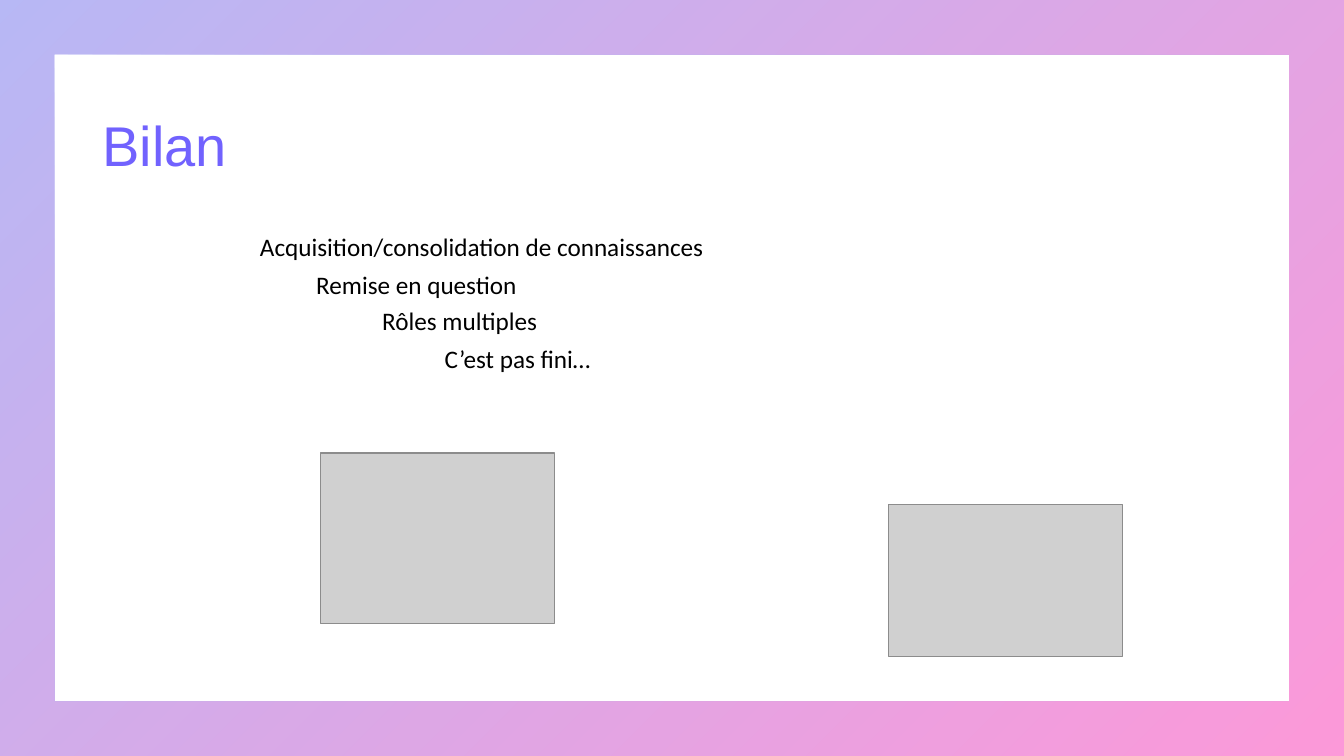
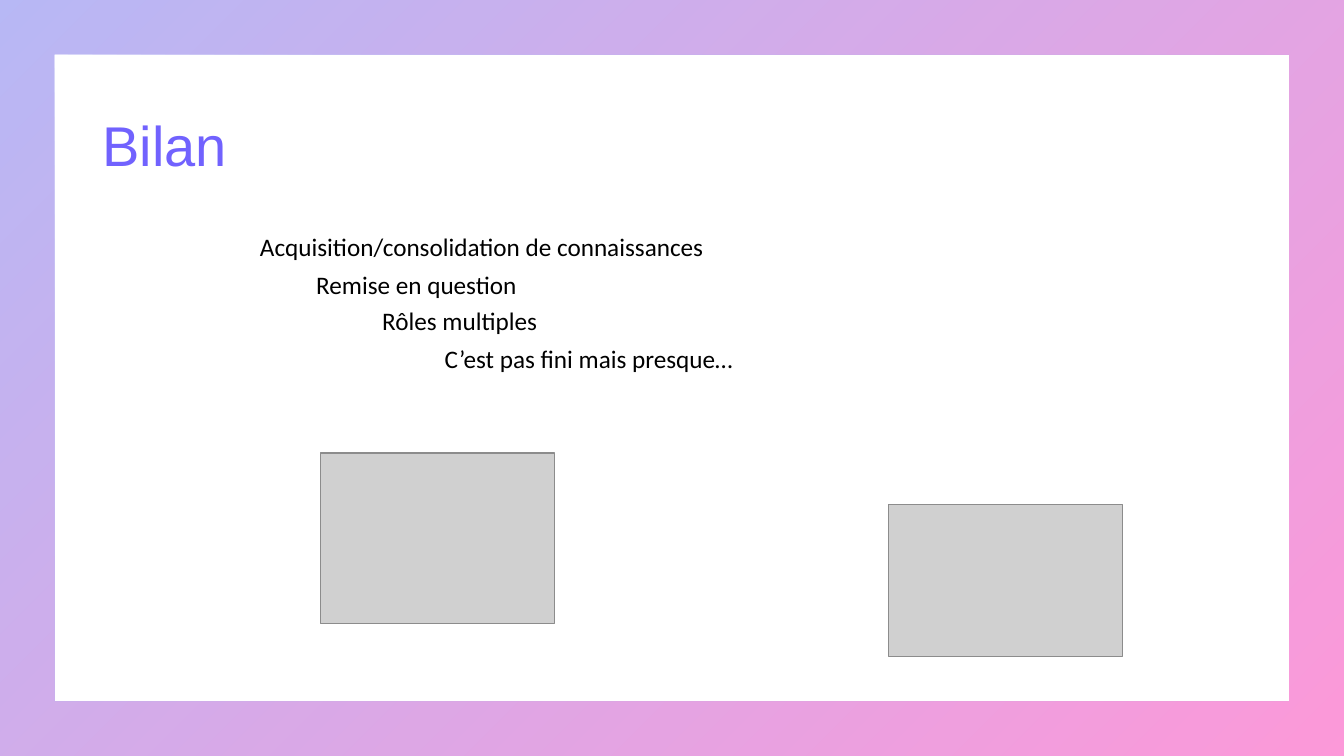
Before and after one commit to mapette/sos_immo_backend, a slide deck: slide 20 of doc/présentation V3.pptx. Drawn at 1344x756 pixels with LibreOffice and Linux fonts; fonts in the diff are those of the drawing; grey boxes stand for pictures. Boxes give left, top, right and bottom in pixels: in the first picture for what was removed or moved away, otherwise in the second. Text is boxed around its words. In the diff, an @@ line names an element or a change of style, - is before the commit and + after.

Commit message:
presentation

```diff
--- a/doc/présentation V3.pptx
+++ b/doc/présentation V3.pptx
@@ text at [445,350,732,372]: text changed @@
-C’est pas fini…
+C’est pas fini mais presque…
```
Also in this commit, not shown: 1 other slide changed, 5 other files.
